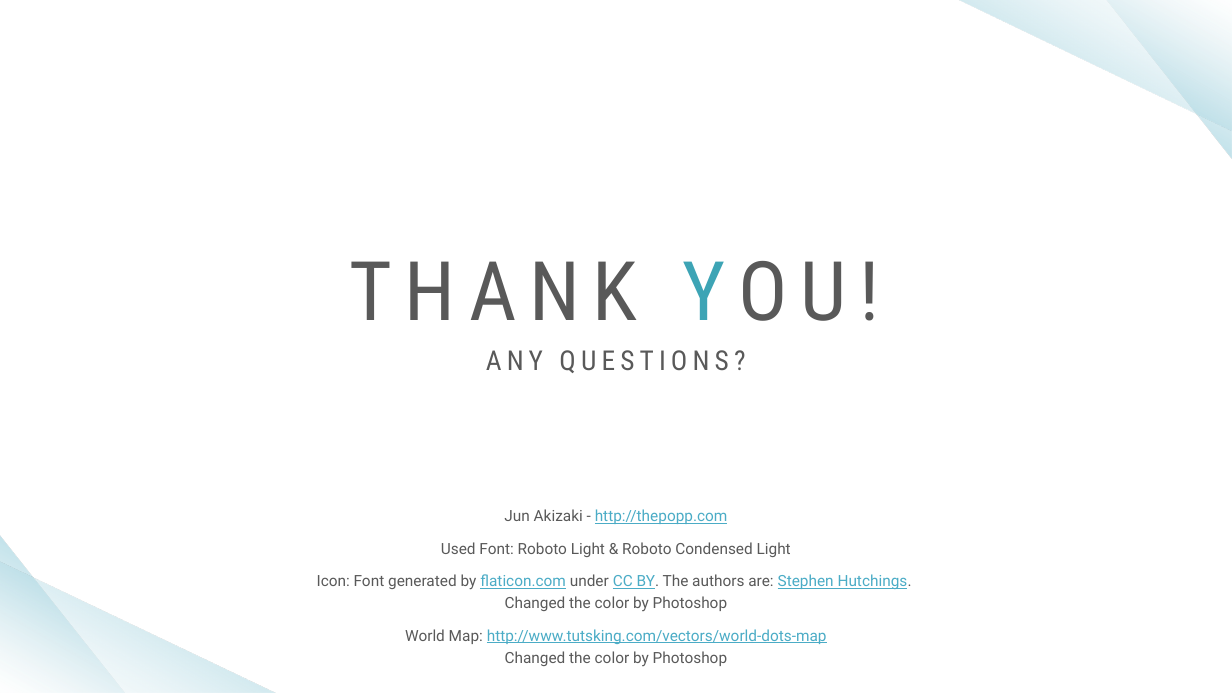
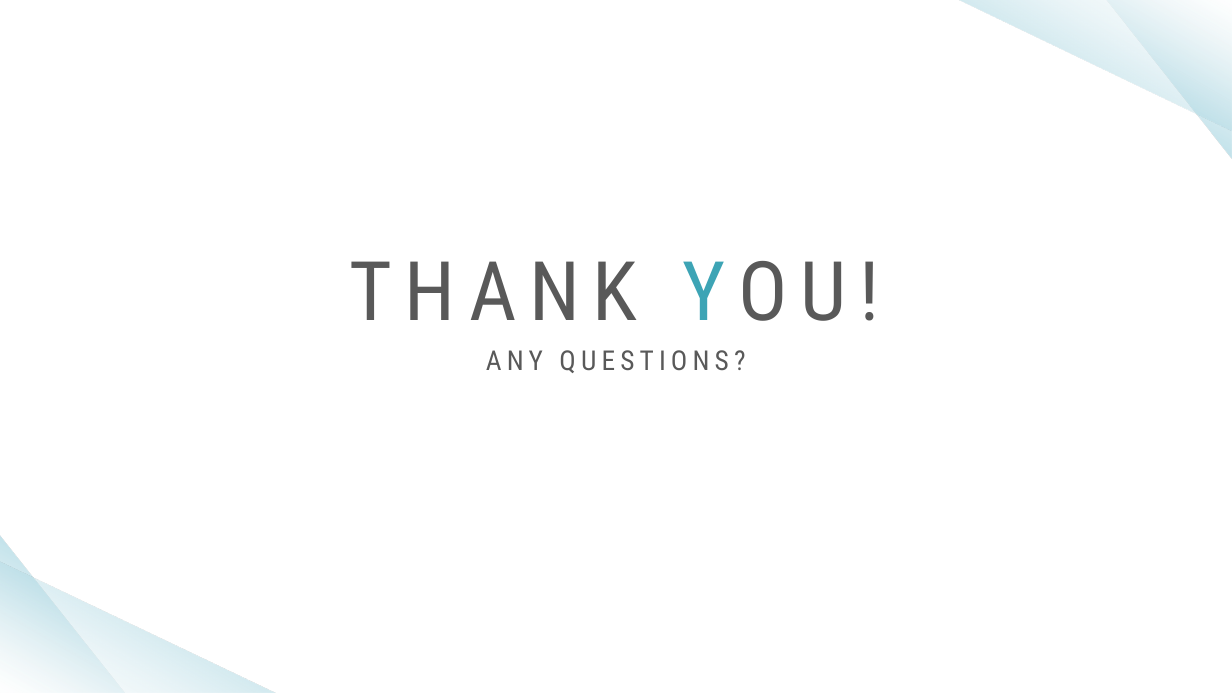
Before and after one commit to reutnagar/distributed-RSA-for-IoT, a slide deck: slide 17 of Docs/Submission/מצגת פרויקט גמר.pptx (slide 131 before the commit). Drawn at 1232x693 pixels with LibreOffice and Linux fonts; fonts in the diff are those of the drawing. Boxes give left, top, right and bottom in pixels: in the first picture for what was removed or moved away, otherwise in the second. Text is boxed around its words. In the diff, an @@ line names an element or a change of style, - is before the commit and + after.

```diff
--- a/Docs/Submission/מצגת פרויקט גמר.pptx
+++ b/Docs/Submission/מצגת פרויקט גמר.pptx
@@ text removed at [317,509,912,666] @@
-Jun Akizaki - http://thepopp.com
-Used Font: Roboto Light & Roboto Condensed Light
-Icon: Font generated by flaticon.com under CC BY. The authors are: Stephen Hutchings.
-Changed the color by Photoshop
-World Map: http://www.tutsking.com/vectors/world-dots-map
-Changed the color by Photoshop
```
Also in this commit, not shown: 14 other slides changed, 1 slide added, 115 slides removed, 6 other files.
